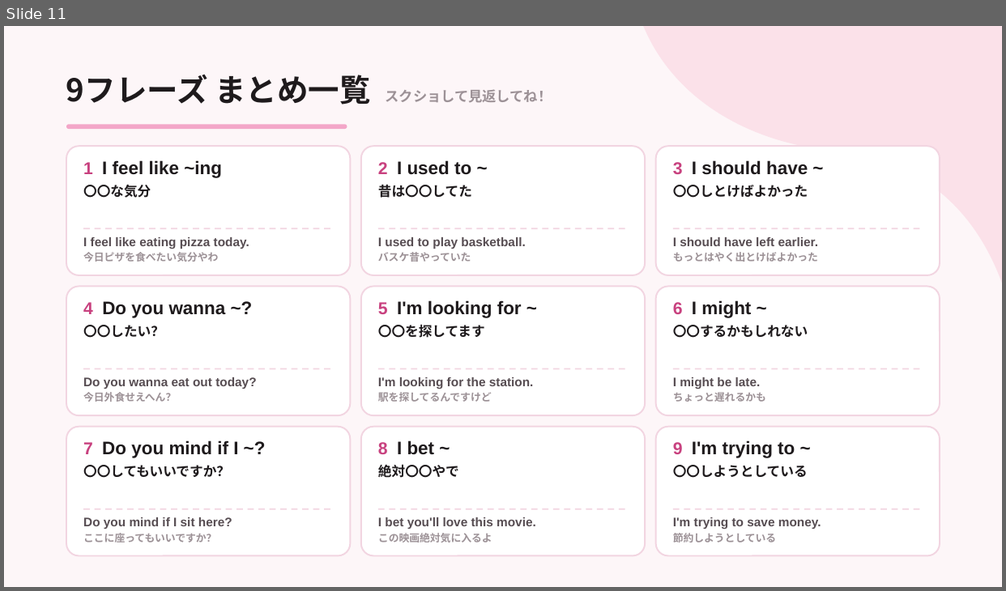
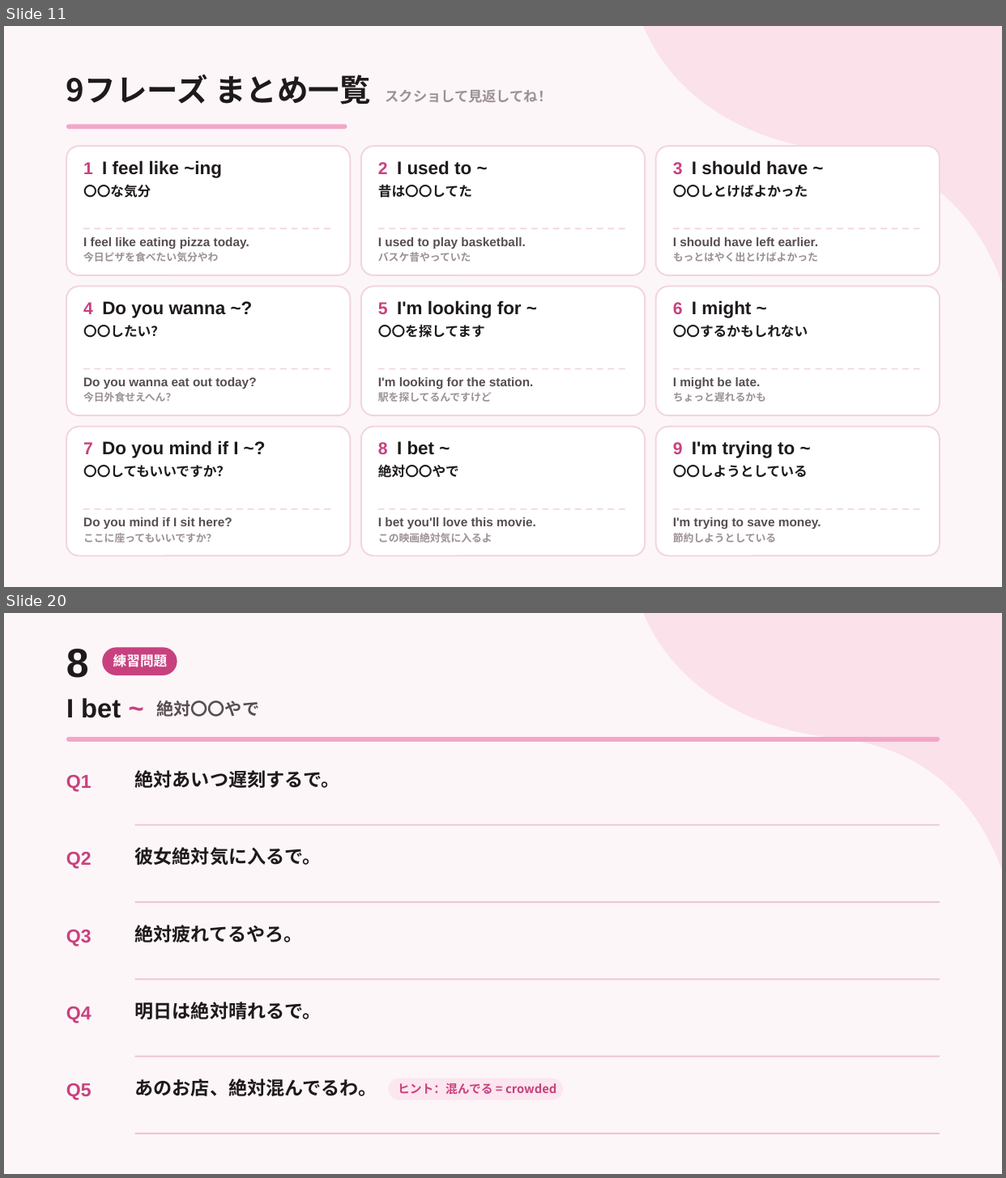
Before and after one commit to hinakajisaki-dev/hina-english, a slide deck: matome/9-phrases/9-phrases-matome.pptx. Shown one above the other, each under a label of ours: slide 11 before the commit, slides 11 and 20 after it; the slides between them are not shown. The pictures are 1006x591 and 1006x1178 pixels, drawn with LibreOffice and Linux fonts; fonts in the diff are those of the drawing. Boxes give left, top, right and bottom in pixels: in the first picture for what was removed or moved away, otherwise in the second. Text is boxed around its words. In the diff, an @@ line names an element or a change of style, - is before the commit and + after.

```diff
--- a/matome/9-phrases/9-phrases-matome.pptx
+++ b/matome/9-phrases/9-phrases-matome.pptx
@@ slide 20 added at (4, 613, 1002, 1174), background #FDF6F8 @@
@@ freeform shape added at (643, 613, 1002, 871), fill #FBE1E9 @@
@@ text added at (66, 649, 89, 678), 39 pt, text #1E1A1C, bold @@
+8
@@ rounded rectangle added at (102, 648, 177, 676), fill #C8417F @@
@@ text added at (113, 654, 168, 667), 13 pt, text #FFFFFF, bold @@
+練習問題
@@ text added at (66, 698, 121, 718), 25.5 pt, text #1E1A1C, bold @@
+I bet ~
@@ text added at (157, 700, 260, 717), 16.5 pt, text #574D52, bold @@
+絶対〇〇やで
@@ rounded rectangle added at (66, 737, 940, 742), fill #F3A6C8 @@
@@ text added at (66, 775, 91, 792), 18 pt, text #C8417F, bold @@
+Q1
@@ text added at (135, 770, 340, 788), 18 pt, text #1E1A1C, bold @@
+絶対あいつ遅刻するで。
@@ rectangle added at (135, 824, 940, 825), fill #EDC6D6 @@
@@ text added at (66, 852, 91, 869), 18 pt, text #C8417F, bold @@
+Q2
@@ text added at (135, 847, 322, 866), 18 pt, text #1E1A1C, bold @@
+彼女絶対気に入るで。
@@ rectangle added at (135, 901, 940, 903), fill #EDC6D6 @@
@@ text added at (135, 925, 303, 943), 18 pt, text #1E1A1C, bold @@
+絶対疲れてるやろ。
@@ text added at (66, 930, 91, 947), 18 pt, text #C8417F, bold @@
+Q3
@@ rectangle added at (135, 979, 940, 981), fill #EDC6D6 @@
@@ text added at (66, 1007, 91, 1024), 18 pt, text #C8417F, bold @@
+Q4
@@ text added at (135, 1002, 322, 1020), 18 pt, text #1E1A1C, bold @@
+明日は絶対晴れるで。
@@ rectangle added at (135, 1056, 940, 1058), fill #EDC6D6 @@
@@ text added at (66, 1084, 91, 1101), 18 pt, text #C8417F, bold @@
+Q5
@@ text added at (135, 1079, 377, 1097), 18 pt, text #1E1A1C, bold @@
+あのお店、絶対混んでるわ。
@@ rounded rectangle added at (389, 1079, 563, 1101), fill #FCE6EF @@
@@ text added at (398, 1084, 556, 1094), 11.5 pt, text #C8417F, bold @@
+ヒント：混んでる = crowded
@@ rectangle added at (135, 1133, 940, 1135), fill #EDC6D6 @@
```
Also in this commit, not shown: 1 slide changed, 12 other slides added, 3 other files.
